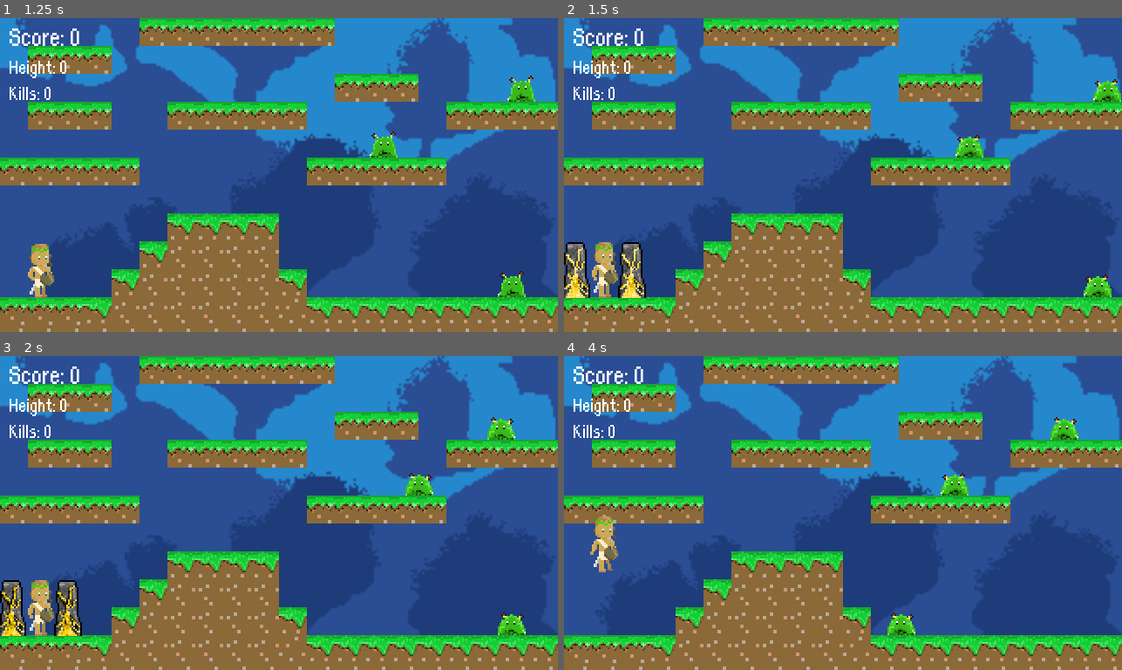
Above: before the commit, frames 1-4 (two rows, left to right).
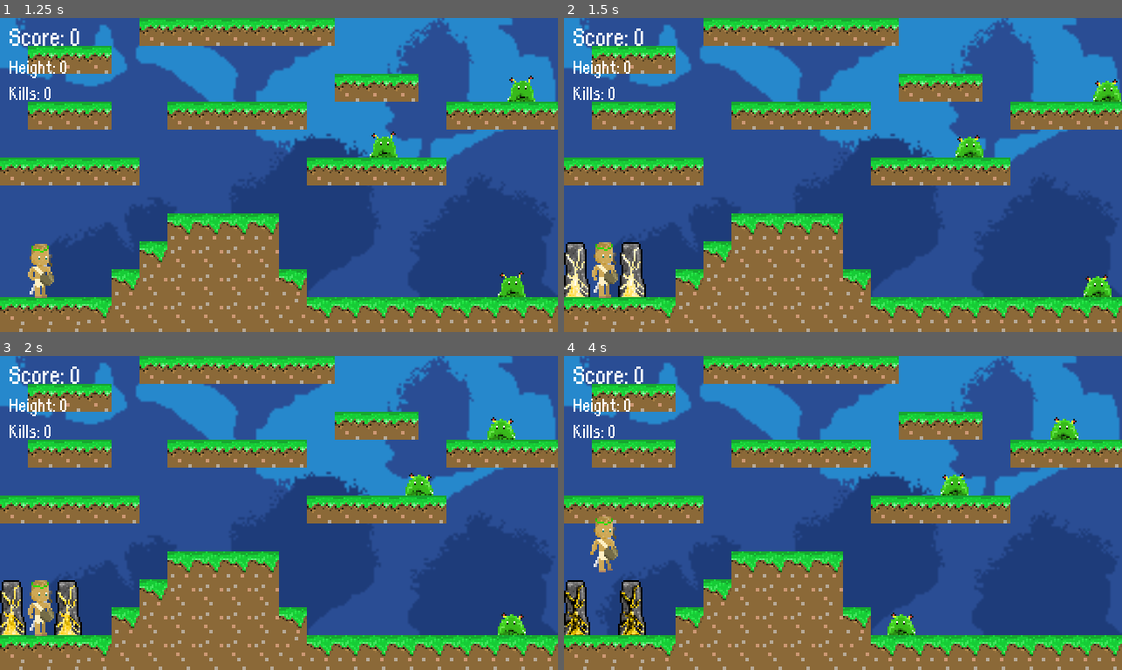
Above: after the commit, the same moments.

Repository: m4tthw-xu/Prometheus
Game: Godot game, scene res://StageOne.tscn
Two runs of this game, one before a commit and one after it. Both use one fixed random seed, a clock stepped at 60 frames per second and the inputs below.
Inputs:
- Up to frame 1 (1.25 s): tap Enter (ui_accept) at 0.5, 0.77 s; tap H (ui_h) at 0.6 s
- Up to frame 2 (1.5 s): tap H (ui_h) at 1.35 s
- Up to frame 3 (2 s): tap Enter (ui_accept) at 1.52 s
- Up to frame 4 (4 s): tap H (ui_h) at 2.1, 2.85, 3.6 s; tap Enter (ui_accept) at 3.02, 3.77 s

Frame 1 is identical in both runs. In frame 2, 0.5% of the frame differs, in the area x 0-15%, y 73-90%; in frame 3, 0.5%; in frame 4, 1.4%, in the area x 0-15%, y 71-89%.

Commit message:
Wall Fixes

Diff:
--- a/Prometheus/ClayShield.gd
+++ b/Prometheus/ClayShield.gd
@@ -1,4 +1,4 @@
-extends Area2D
+extends KinematicBody2D
 
 
 
--- a/Prometheus/ClayShield.tscn
+++ b/Prometheus/ClayShield.tscn
@@ -30,12 +30,13 @@
 [sub_resource type="RectangleShape2D" id=6]
 extents = Vector2( 8, 16 )
 
-[node name="ClayShield" type="Area2D"]
+[node name="ClayShield" type="KinematicBody2D"]
+z_index = -1
 script = ExtResource( 2 )
 
 [node name="AnimatedSprite" type="AnimatedSprite" parent="."]
 frames = SubResource( 5 )
-frame = 3
+frame = 1
 playing = true
 
 [node name="CollisionShape2D" type="CollisionShape2D" parent="."]
--- a/Prometheus/Player.gd
+++ b/Prometheus/Player.gd
@@ -22,9 +22,11 @@
 var direction = "left"
 
 # can only attack every 0.4 seconds
+# works with $MeleeTimer
 var sword_delay = false
 
 # can only shield every 3 seconds
+# works with $WallTimer
 var wall_delay = false
 
 # score is determined by height + slimes killed
@@ -103,9 +105,9 @@
 			$AnimatedSprite.play("sword")
 
 	if $AnimatedSprite.animation == "sword":
-		for bob in $Melee.get_overlapping_bodies():
-			if bob.name.find("Slime") != -1:
-				bob.dead()
+		for obj in $Melee.get_overlapping_bodies():
+			if obj.name.find("Slime") != -1:
+				obj.dead()
 
 	#spawns a wall on left and right side of the player
 	if Input.is_action_just_pressed("ui_h"):
@@ -113,6 +115,14 @@
 			wall_delay = true
 			$WallTimer.start()
 
+			# check areas left and right side of player if an enemy exists
+			# if so, then kill the enemy
+			for obj in $WallAreaCheckerLeft.get_overlapping_bodies():
+				if obj.name.find("Slime") != -1:
+					obj.dead()
+			for obj in $WallAreaCheckerRight.get_overlapping_bodies():
+				if obj.name.find("Slime") != -1:
+					obj.dead()
 
 			var clay_wall_left = CLAYSHIELD.instance()
 			get_parent().add_child(clay_wall_left)
@@ -123,6 +133,8 @@
 			get_parent().add_child(clay_wall_right)
 			clay_wall_right.position = $ClayWallRight.global_position
 			clay_wall_right.play_animation()
+
+
 
 	# update score
 	# 145.5 is starting height
--- a/Prometheus/Player.tscn
+++ b/Prometheus/Player.tscn
@@ -126,6 +126,9 @@
 [sub_resource type="RectangleShape2D" id=1]
 extents = Vector2( 7, 15 )
 
+[sub_resource type="RectangleShape2D" id=33]
+extents = Vector2( 8, 16 )
+
 [sub_resource type="RectangleShape2D" id=29]
 extents = Vector2( 16, 14 )
 
@@ -151,7 +154,6 @@
 [node name="AnimatedSprite" type="AnimatedSprite" parent="."]
 frames = SubResource( 8 )
 animation = "idle"
-frame = 1
 playing = true
 
 [node name="CollisionShape2D" type="CollisionShape2D" parent="."]
@@ -173,7 +175,20 @@
 smoothing_enabled = true
 smoothing_speed = 2.0
 
+[node name="WallAreaCheckerLeft" type="Area2D" parent="."]
+position = Vector2( -16, 0 )
+
+[node name="CollisionShape2D" type="CollisionShape2D" parent="WallAreaCheckerLeft"]
+shape = SubResource( 33 )
+
+[node name="WallAreaCheckerRight" type="Area2D" parent="."]
+position = Vector2( 16, 0 )
+
+[node name="CollisionShape2D" type="CollisionShape2D" parent="WallAreaCheckerRight"]
+shape = SubResource( 33 )
+
 [node name="Melee" type="Area2D" parent="."]
+visible = false
 
 [node name="CollisionShape2D" type="CollisionShape2D" parent="Melee"]
 shape = SubResource( 29 )
--- a/Prometheus/Slime.gd
+++ b/Prometheus/Slime.gd
@@ -53,6 +53,8 @@
 			direction *= -1
 			$RayCast2D.position.x *= -1
 
+
+
 # slime disappears when he gets vaporized
 func _on_AnimatedSprite_animation_finished():
 	if is_dead == true:
Not shown: 1 places in Prometheus/Player.tscn that only renumber resources
Not shown, changed: Prometheus.pck
